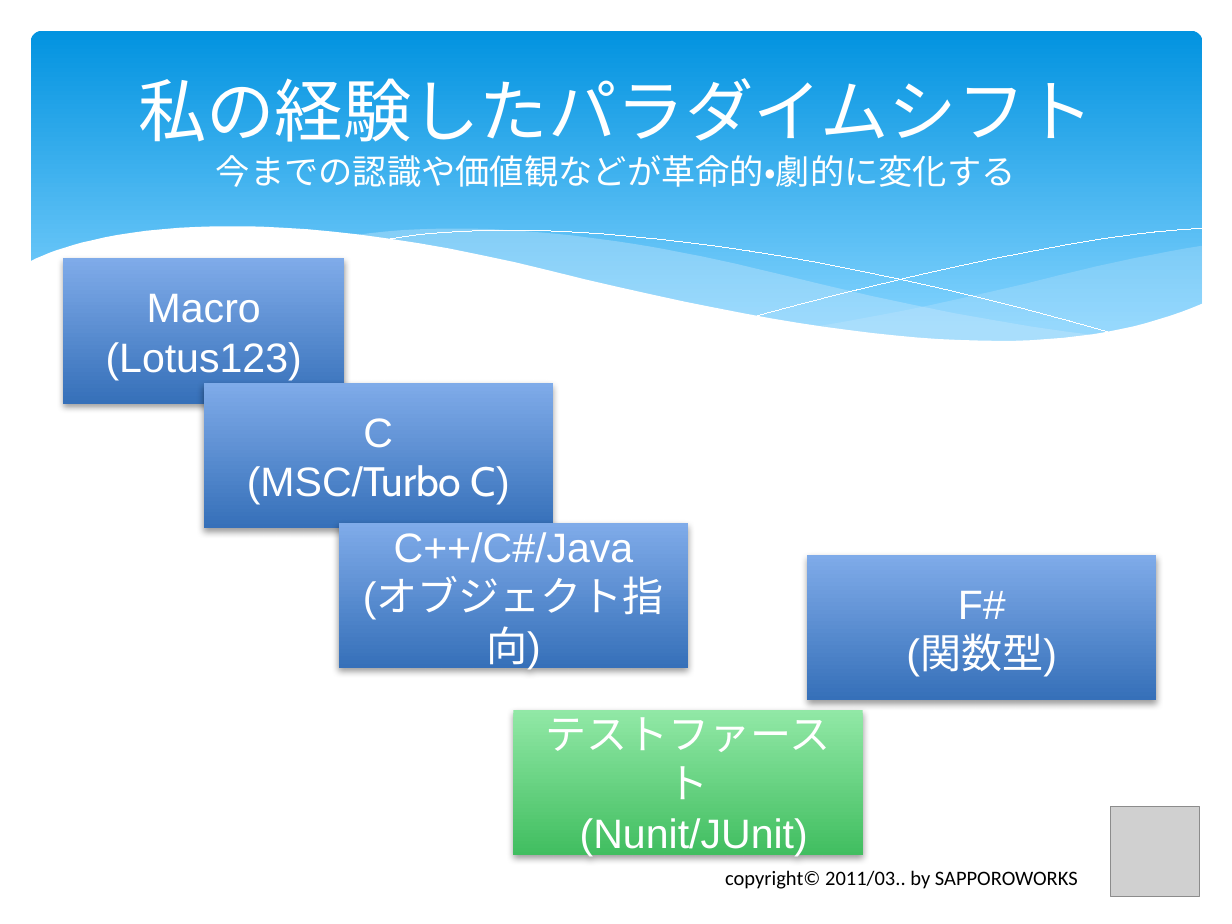
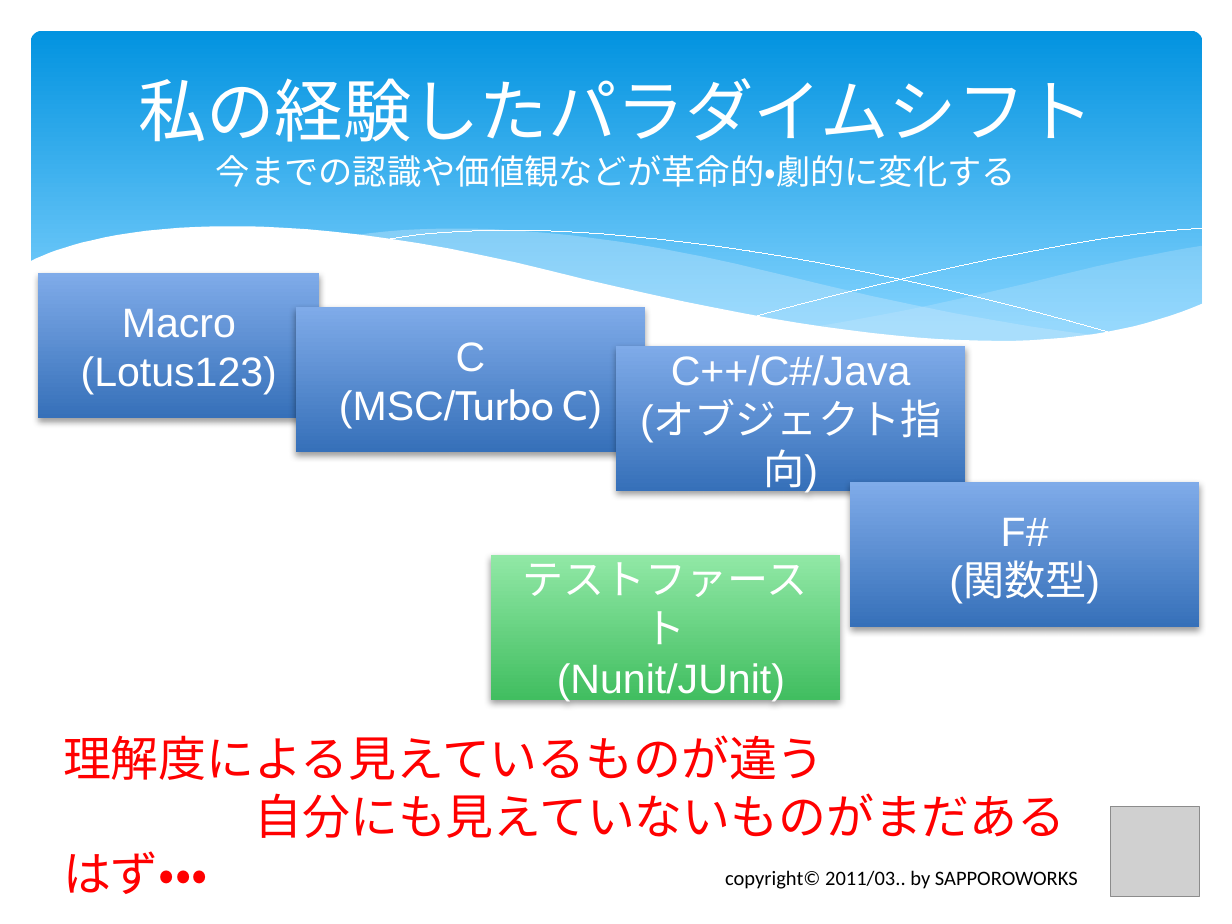
Before and after one commit to furuya02/clrh78, a slide deck: slide 24 of C# から Java へのプログラム移植で体験したTDDの効果は？.pptx (slide 18 before the commit). Drawn at 1232x924 pixels with LibreOffice and Linux fonts; fonts in the diff are those of the drawing; grey boxes stand for pictures. Boxes give left, top, right and bottom in pixels: in the first picture for what was removed or moved away, otherwise in the second. Text is boxed around its words. In the diff, an @@ line names an element or a change of style, - is before the commit and + after.

```diff
--- a/C# から Java へのプログラム移植で体験したTDDの効果は？.pptx
+++ b/C# から Java へのプログラム移植で体験したTDDの効果は？.pptx
@@ rectangle "Macro": place and size @@
-rectangle "Macro" at box(63, 259, 344, 404)
+rectangle "Macro" at box(38, 272, 319, 418)
@@ rectangle "C": place and size @@
-rectangle "C" at box(203, 383, 552, 529)
+rectangle "C" at box(296, 307, 644, 452)
@@ rectangle "C++/C#/Java": place and size @@
-rectangle "C++/C#/Java" at box(339, 522, 687, 668)
+rectangle "C++/C#/Java" at box(616, 346, 965, 492)
@@ rectangle "F#": place and size @@
-rectangle "F#" at box(807, 554, 1156, 700)
+rectangle "F#" at box(850, 482, 1199, 627)
@@ rectangle "テストファースト": place and size @@
-rectangle "テストファースト" at box(514, 710, 862, 855)
+rectangle "テストファースト" at box(490, 554, 839, 700)
@@ text added at box(63, 735, 1066, 894), 28 pt, text #FF0000 @@
+理解度による見えているものが違う
+自分にも見えていないものがまだあるはず・・・
```
Also in this commit, not shown: 3 other slides changed, 17 slides added.
